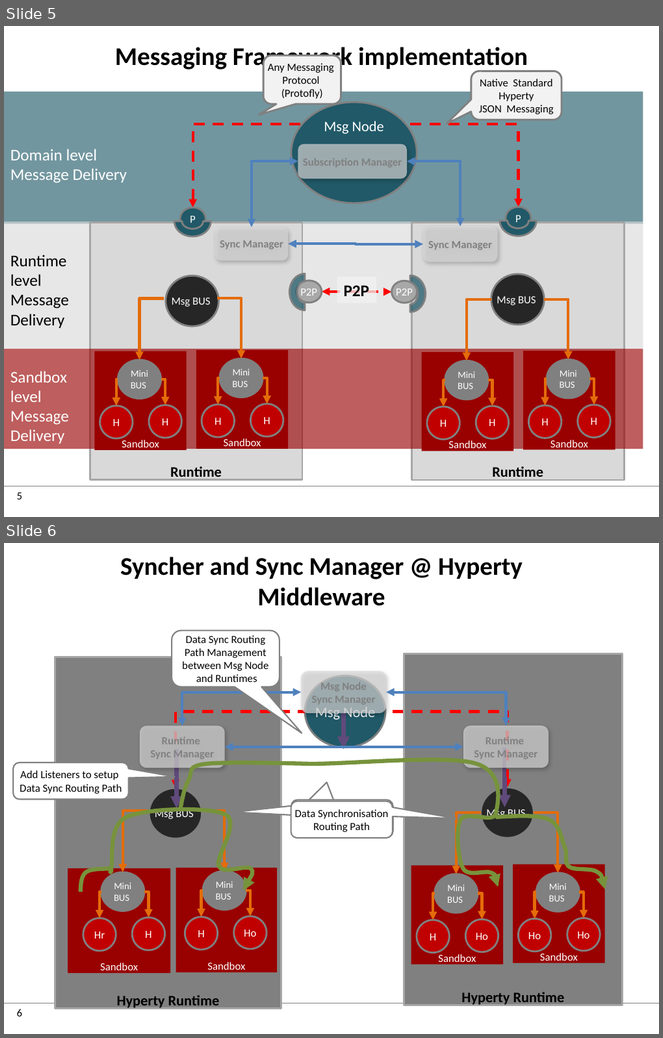
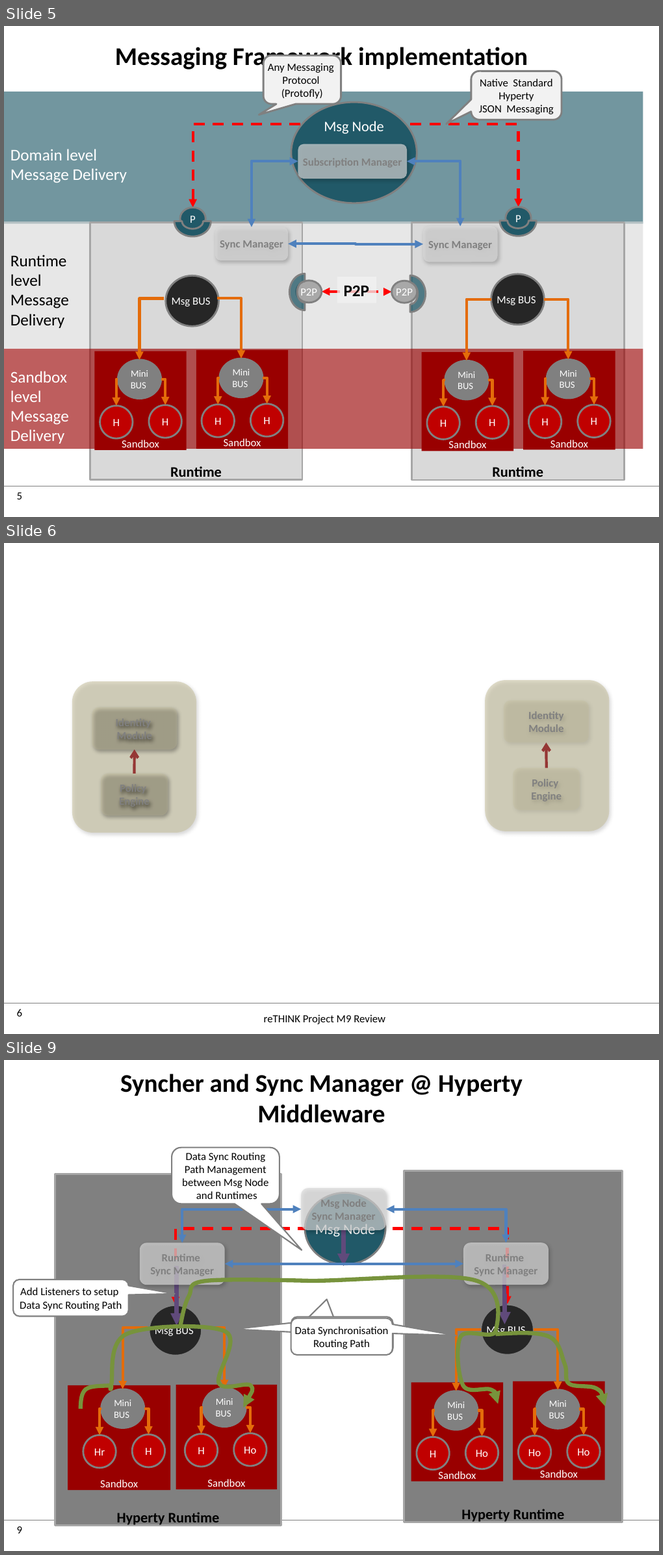
Before and after one commit to reTHINK-project/specs, a slide deck: tutorials/images.pptx. Shown one above the other, each under a label of ours: slides 5 and 6 before the commit, slides 5, 6 and 9 after it; the slides between them are not shown. The pictures are 663x1038 and 663x1555 pixels, drawn with LibreOffice and Linux fonts; fonts in the diff are those of the drawing; background and template pictures are left out. Boxes give left, top, right and bottom in pixels: in the first picture for what was removed or moved away, otherwise in the second. Text is boxed around its words. In the diff, an @@ line names an element or a change of style, - is before the commit and + after.

```diff
--- a/tutorials/images.pptx
+++ b/tutorials/images.pptx
@@ slide 6 added at (4,543,659,1034), background #FFFFFF; not listed: 2 template elements that a slide beside it also shows @@
@@ rounded rectangle added at (72,681,196,833), fill #C4BD97 at 51% opacity @@
@@ rounded rectangle added at (485,680,610,832), fill #C4BD97 at 51% opacity @@
@@ rounded rectangle added at (92,707,177,750), fill #C4BD97 at 30% opacity, 12 pt, text #808080, bold @@
+Identity
+Module
@@ rounded rectangle added at (504,701,589,743), fill #C4BD97 at 29% opacity, 12 pt, text #808080, bold @@
+Identity
+Module
@@ arrow added from (135, 774) to (135, 750), #953735 3 pt @@
@@ arrow added from (547, 769) to (547, 743), #953735 3 pt @@
@@ rounded rectangle added at (101,774,168,815), fill #C4BD97 at 30% opacity, 12 pt, text #808080, bold @@
+Policy
+Engine
@@ rounded rectangle added at (513,769,580,810), fill #C4BD97 at 29% opacity, 12 pt, text #808080, bold @@
+Policy
+Engine
@@ text added at (264,1015,386,1025), 12 pt, text #000000 @@
+reTHINK Project M9 Review
@@ what was slide 6 is now slide 9 @@
@@ page number at (17,1527,22,1534): text changed @@
-6
+9
```
Also in this commit, not shown: 5 other slides added, 4 other files.
